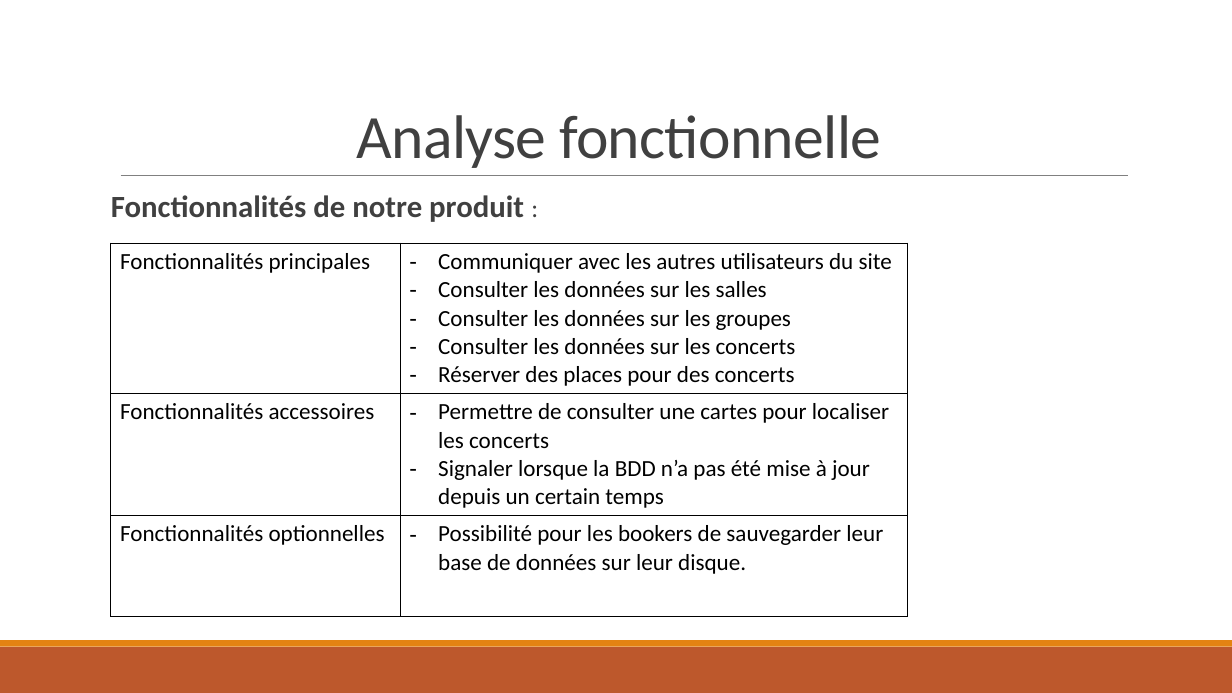
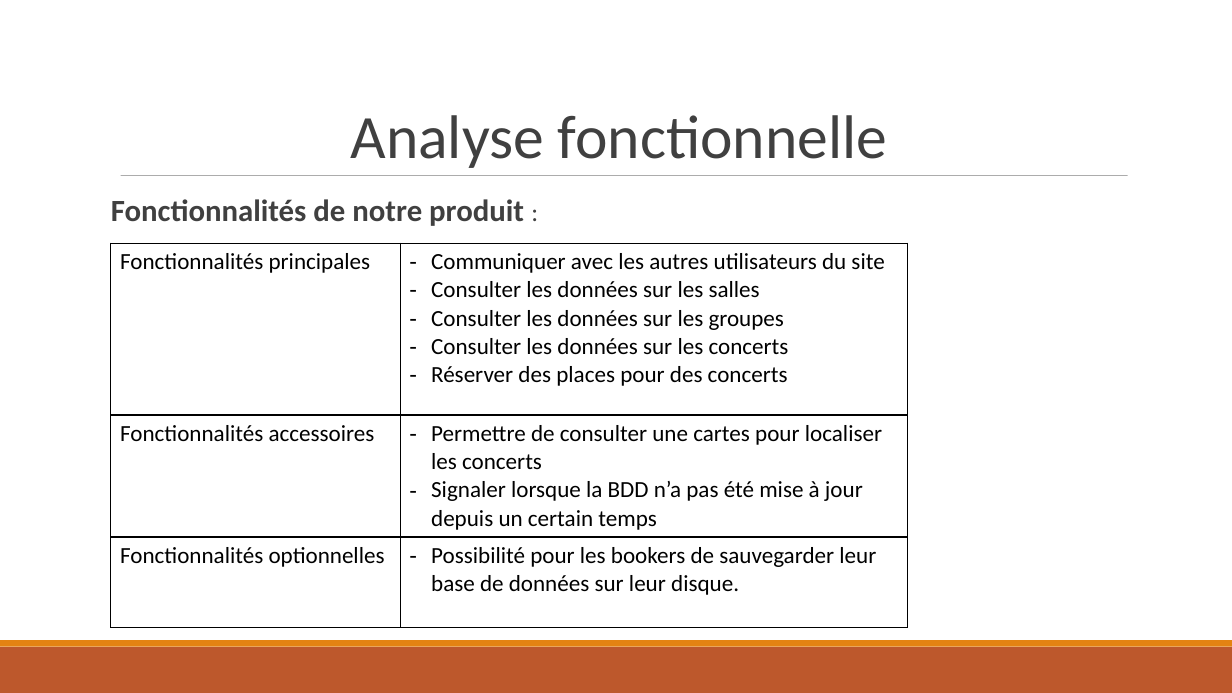
Before and after one commit to Orionde/Mew-Project, a slide deck: slide 4 of blabla/Rendu/Projet Booker it2 - V1.pptx. Drawn at 1232x693 pixels with LibreOffice and Linux fonts; fonts in the diff are those of the drawing. Boxes give left, top, right and bottom in pixels: in the first picture for what was removed or moved away, otherwise in the second. Text is boxed around its words. In the diff, an @@ line names an element or a change of style, - is before the commit and + after.

```diff
--- a/blabla/Rendu/Projet Booker it2 - V1.pptx
+++ b/blabla/Rendu/Projet Booker it2 - V1.pptx
@@ text "Analyse fonctionnelle" at (350, 115, 887, 168): letter spacing -0.5 to 0 pt; line spacing 0.85 to 1 @@
@@ line (121, 176) - (1128, 176): stroke #808080 0.5 pt to #808080 0.51 pt @@
@@ text "Fonctionnalités de notre produit :" at (111, 199, 524, 226): line spacing 0.9 to 1; less space between paragraphs @@
@@ table at (111, 243, 909, 612) @@
@@ indent changed @@
@@ borders changed @@
```
Also in this commit, not shown: 13 other slides changed, 1 other file.
